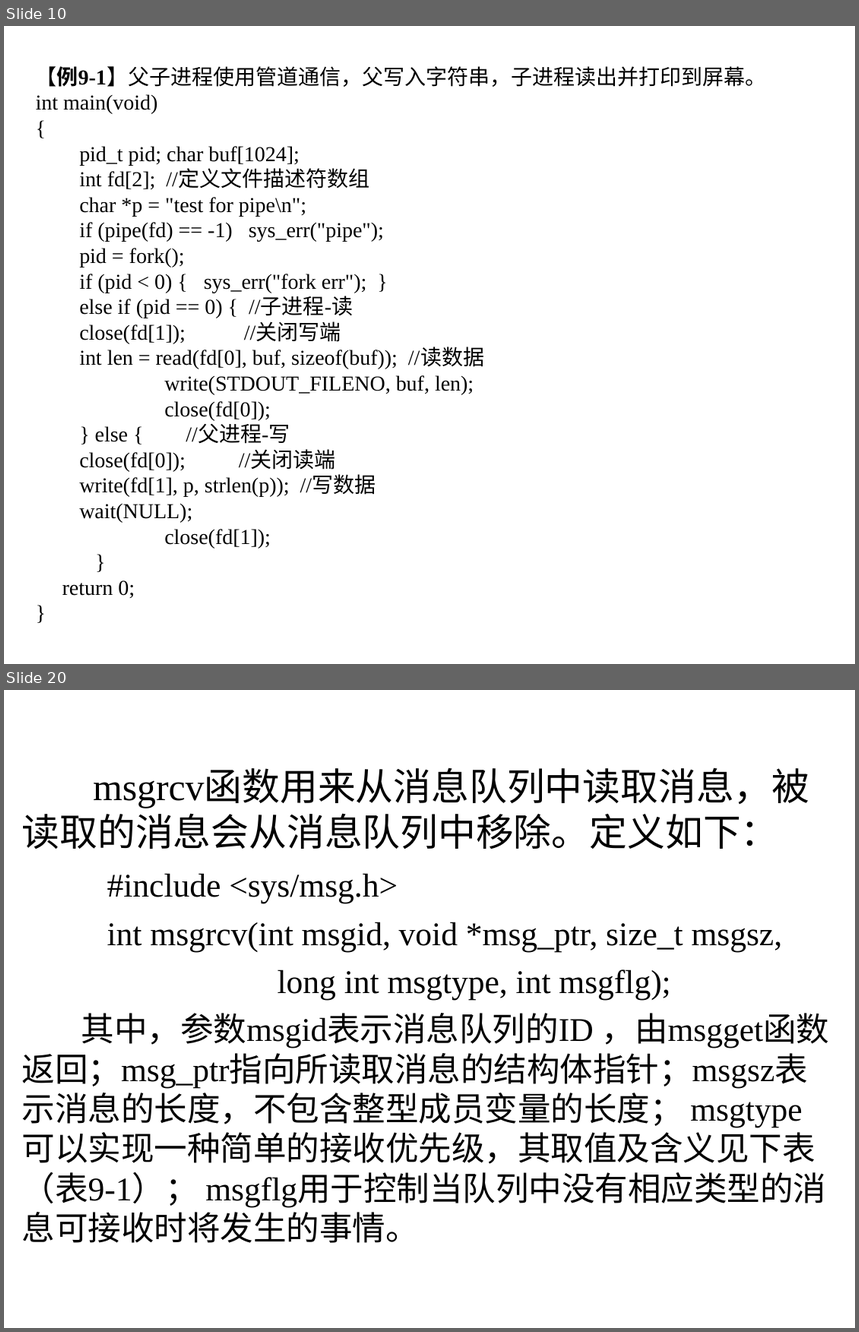
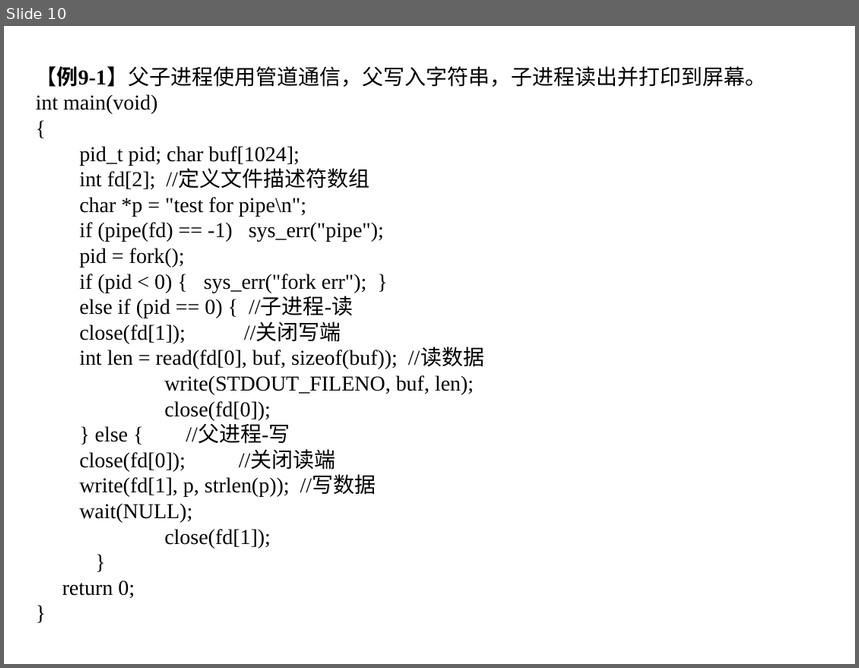
Before and after one commit to gengabcd/linux_ppt, a slide deck: 第9章 进程间通信 .ppt. Shown one above the other, each under a label of ours: slides 10 and 20 before the commit, slide 10 after it; the slides between them are not shown. The pictures are 859x1332 and 859x668 pixels, drawn with LibreOffice and Linux fonts; fonts in the diff are those of the drawing; background and template pictures are left out. Boxes give left, top, right and bottom in pixels: in the first picture for what was removed or moved away, otherwise in the second. Text is boxed around its words. In the diff, an @@ line names an element or a change of style, - is before the commit and + after.

```diff
--- a/第9章 进程间通信 .ppt
+++ b/第9章 进程间通信 .ppt
@@ slide 20 removed at (4,690,855,1328), background picture (left out) @@
@@ text removed at (22,771,830,1243) @@
-msgrcv函数用来从消息队列中读取消息，被读取的消息会从消息队列中移除。定义如下：
-#include <sys/msg.h>
-int msgrcv(int msgid, void *msg_ptr, size_t msgsz,
-long int msgtype, int msgflg);
-其中，参数msgid表示消息队列的ID ，由msgget函数返回；msg_ptr指向所读取消息的结构体指针；msgsz表示消息的长度，不包含整型成员变量的长度； msgtype可以实现一种简单的接收优先级，其取值及含义见下表（表9-1）； msgflg用于控制当队列中没有相应类型的消息可接收时将发生的事情。
```
Also in this commit, not shown: 32 other slides removed.
